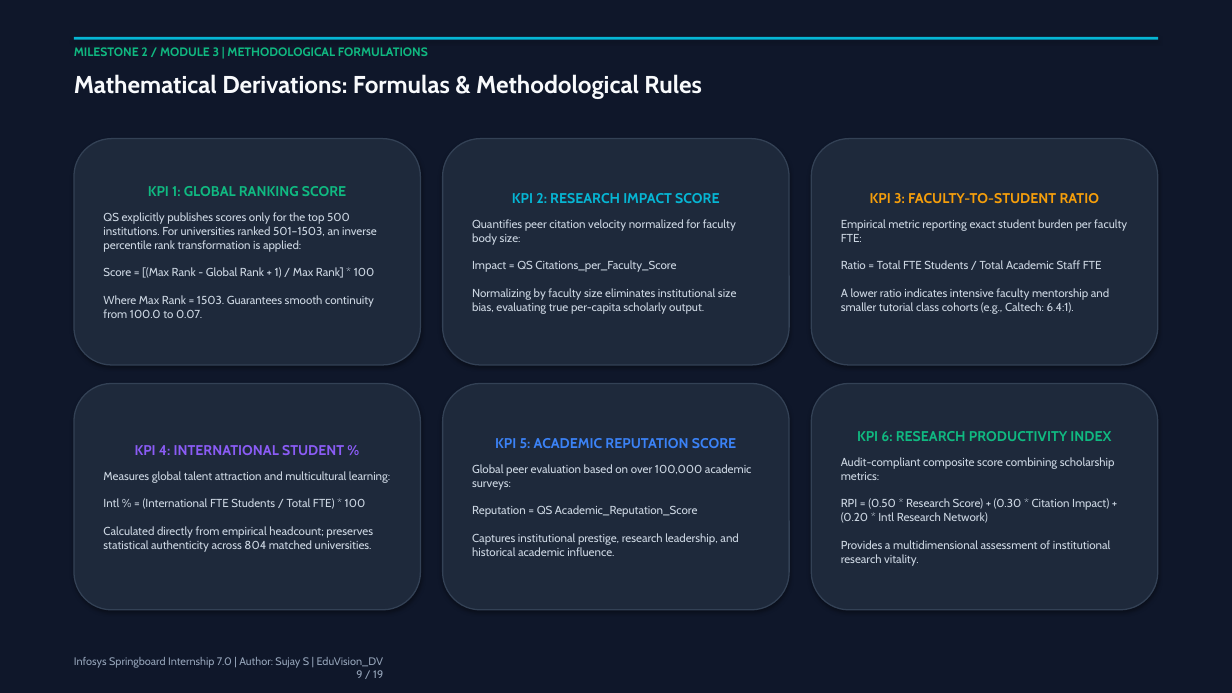
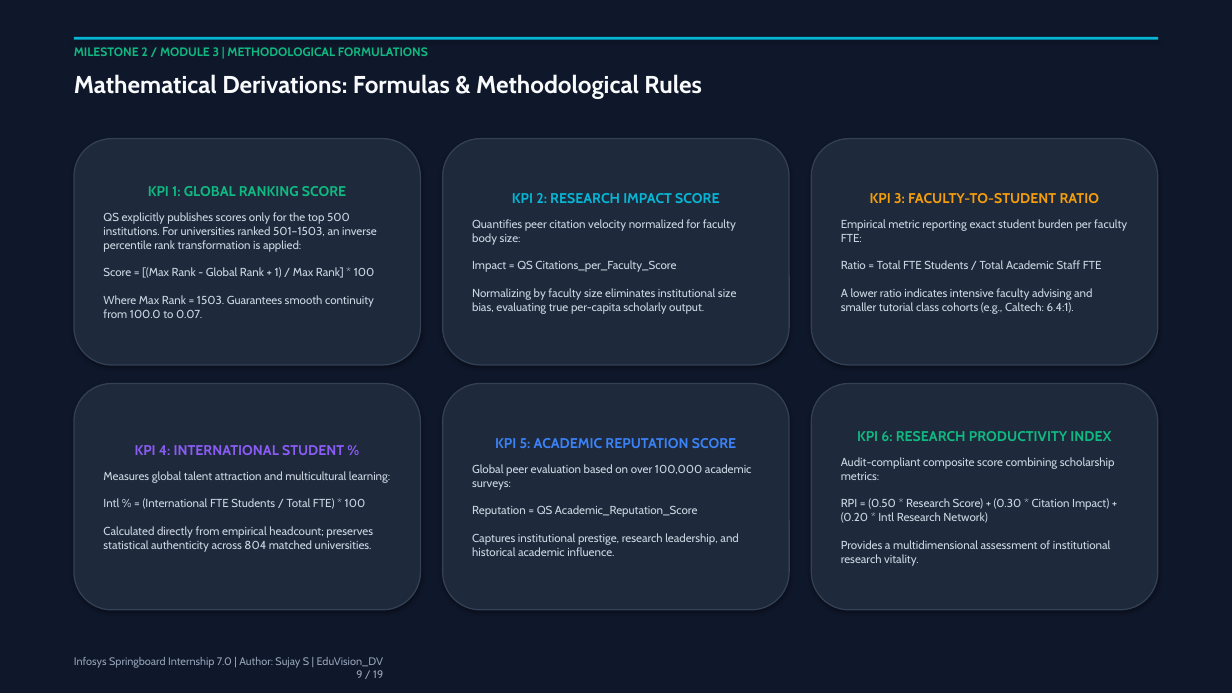
Before and after one commit to springboardmentor1234r/Higher-Education-Intelligence-System-for-Institutional-Performance-and-Academic-Excellence-Analysis, a slide deck: slide 9 of EduVision_DV_Project_Presentation.pptx. Drawn at 1232x693 pixels with LibreOffice and Linux fonts; fonts in the diff are those of the drawing. Boxes give left, top, right and bottom in pixels: in the first picture for what was removed or moved away, otherwise in the second. Text is boxed around its words. In the diff, an @@ line names an element or a change of style, - is before the commit and + after.

```diff
--- a/EduVision_DV_Project_Presentation.pptx
+++ b/EduVision_DV_Project_Presentation.pptx
@@ text in rounded rectangle at (841, 219, 1127, 314): text changed @@
-Empirical metric reporting exact student burden per faculty FTE:
-Ratio = Total FTE Students / Total Academic Staff FTE
-A lower ratio indicates intensive faculty mentorship and smaller tutorial class cohorts (e.g., Caltech: 6.4:1).
+Empirical metric reporting exact student burden per faculty FTE:
+Ratio = Total FTE Students / Total Academic Staff FTE
+A lower ratio indicates intensive faculty advising and smaller tutorial class cohorts (e.g., Caltech: 6.4:1).
```
Also in this commit, not shown: 8 other slides changed, 16 other files.
